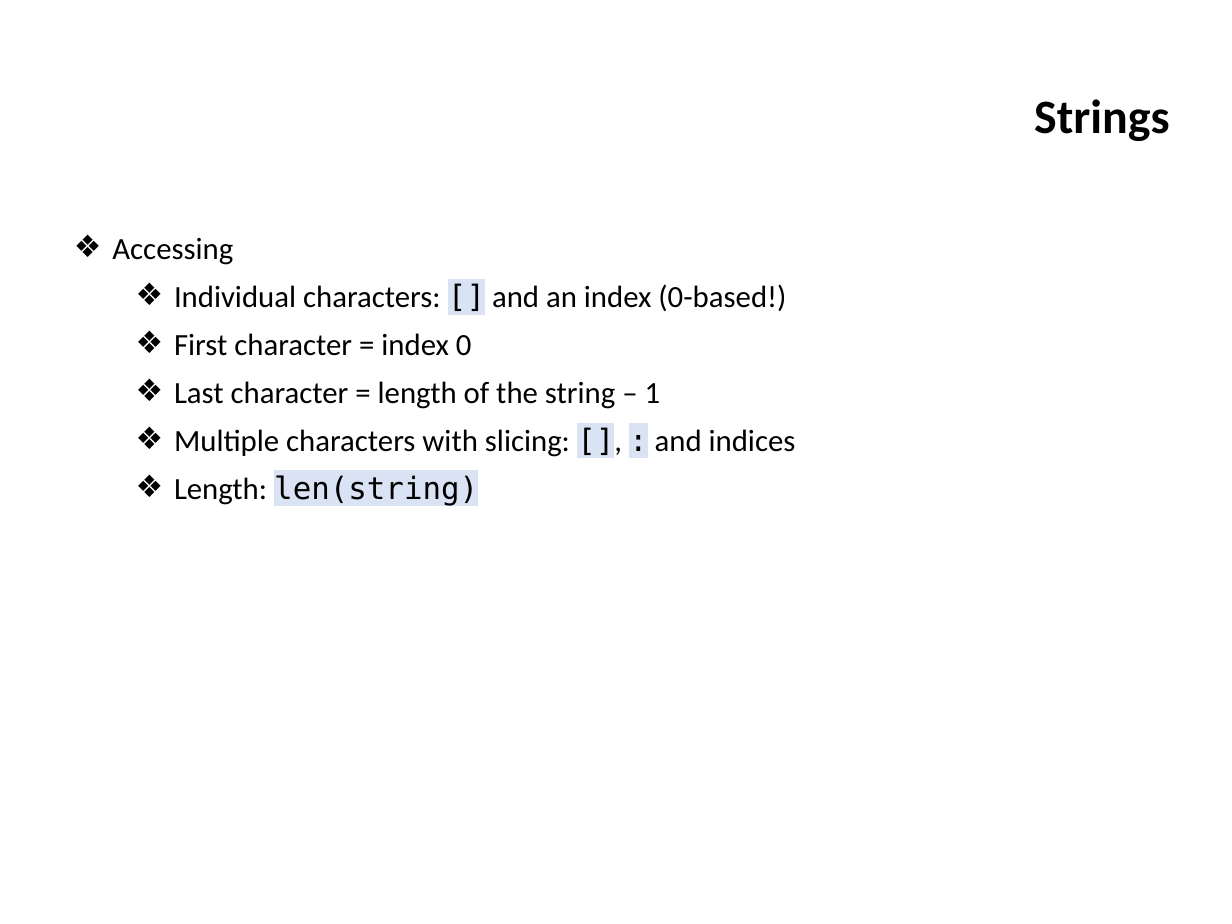
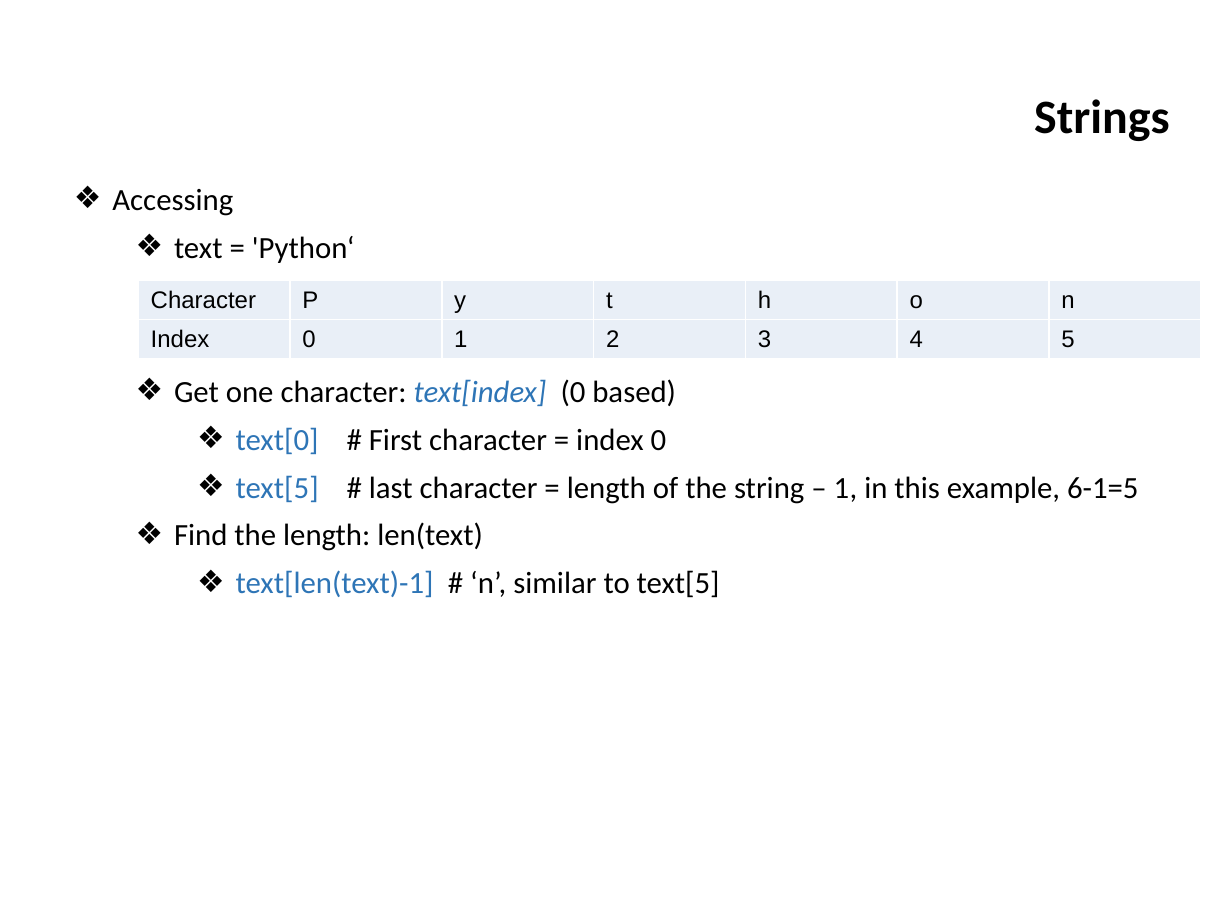
Before and after one commit to ifromm/fcsp, a slide deck: slide 17 of Slides/unit_4_prog_1.pptx (slide 65 before the commit). Drawn at 1232x924 pixels with LibreOffice and Linux fonts; fonts in the diff are those of the drawing; background and template pictures are left out. Boxes give left, top, right and bottom in pixels: in the first picture for what was removed or moved away, otherwise in the second. Text is boxed around its words. In the diff, an @@ line names an element or a change of style, - is before the commit and + after.

```diff
--- a/Slides/unit_4_prog_1.pptx
+++ b/Slides/unit_4_prog_1.pptx
@@ text "Accessing": place and size @@
-text "Accessing" at box(112, 238, 796, 505)
+text "Accessing" at box(112, 189, 1139, 598)
@@ text at box(174, 236, 1139, 598): text changed @@
-  ❖ Individual characters: [] and an index (0-based!)
-  ❖ First character = index 0
-  ❖ Last character = length of the string – 1
-  ❖ Multiple characters with slicing: [], : and indices
-  ❖ Length: len(string)
+  ❖ text = 'Python‘
+  ❖ Get one character: text[index] (0 based)
+    ❖ text[0] # First character = index 0
+    ❖ text[5] # last character = length of the string – 1, in this example, 6-1=5
+  ❖ Find the length: len(text)
+    ❖ text[len(text)-1] # ‘n’, similar to text[5]
@@ table added at box(138, 281, 1199, 363), 2 rows, 7 columns @@
+Character | P | y | t | h | o | n
+Index | 0 | 1 | 2 | 3 | 4 | 5
```
Also in this commit, not shown: 24 other slides changed, 49 slides removed.
